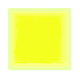
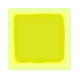
Before/after of a 80px x 80px layered artwork. What changed in the layer stack:
"Camada 2": opacity 100% → 88%, painted on it over box(13, 13, 65, 64)
